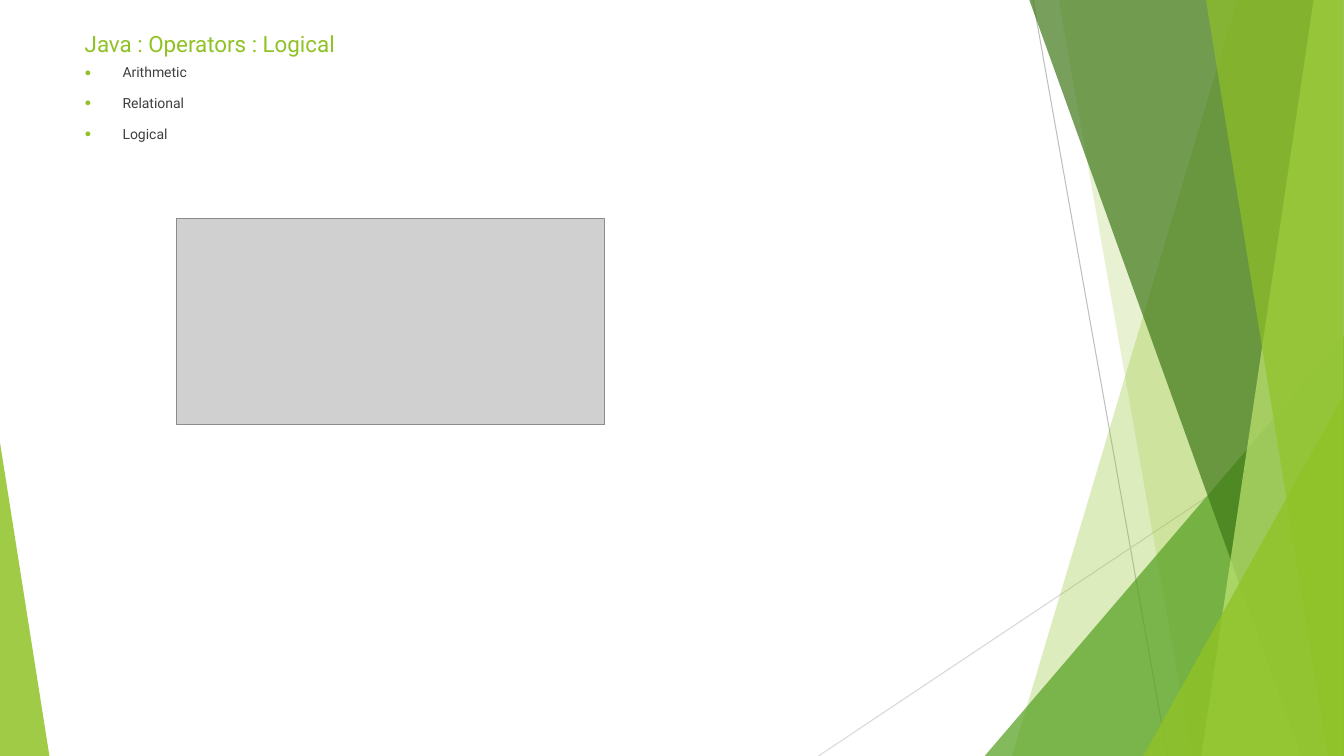
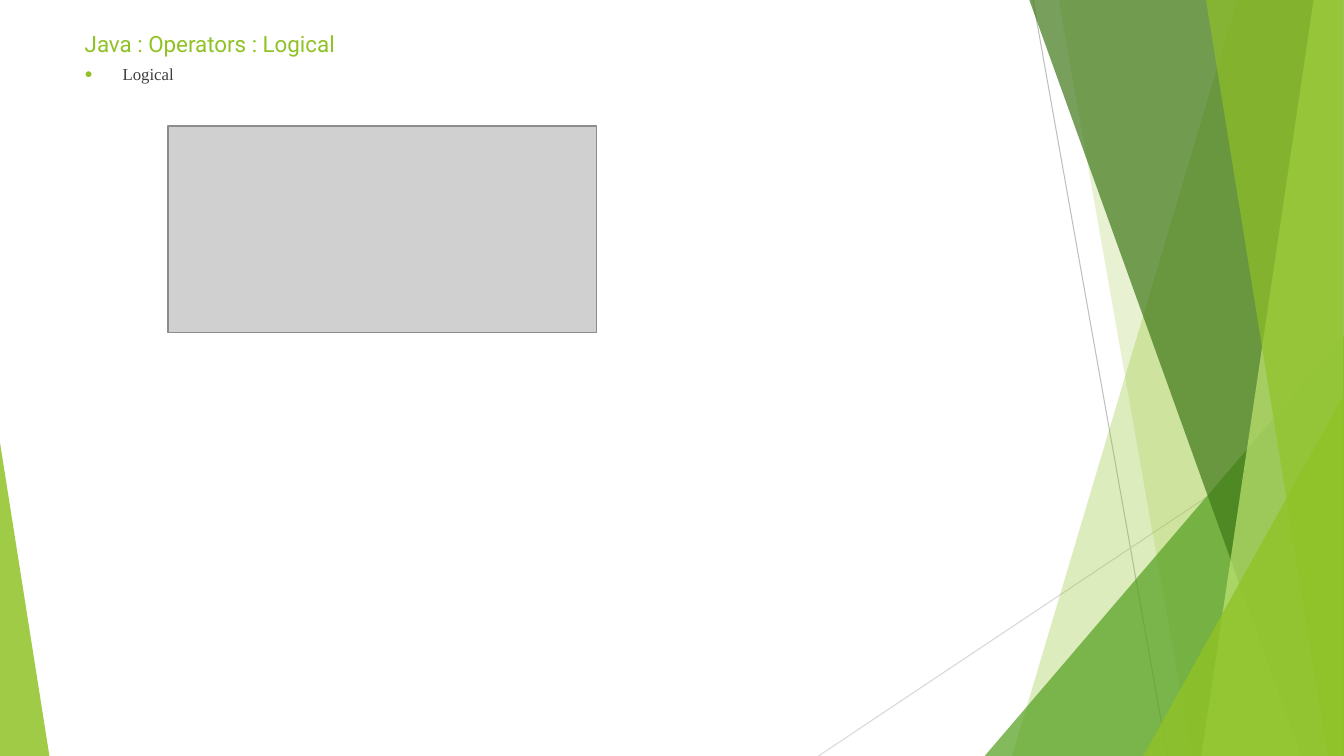
Before and after one commit to sidissir/mk-java-training, a slide deck: slide 11 of AutomationPPT.pptx. Drawn at 1344x756 pixels with LibreOffice and Linux fonts; fonts in the diff are those of the drawing; grey boxes stand for pictures. Boxes give left, top, right and bottom in pixels: in the first picture for what was removed or moved away, otherwise in the second. Text is boxed around its words. In the diff, an @@ line names an element or a change of style, - is before the commit and + after.

Commit message:
Java day 5

```diff
--- a/AutomationPPT.pptx
+++ b/AutomationPPT.pptx
@@ text "Logical" at (123, 68, 174, 84): size 10 to 12 pt, font Roboto to Times New Roman @@
@@ text at (123, 66, 187, 108): paragraphs removed @@
-● Arithmetic
-● Relational
@@ picture: place and size @@
-picture at (176, 219, 605, 425)
+picture at (168, 126, 597, 333)
```
Also in this commit, not shown: 22 other slides changed, 2 slides added, 1 slide removed, 9 other files.
